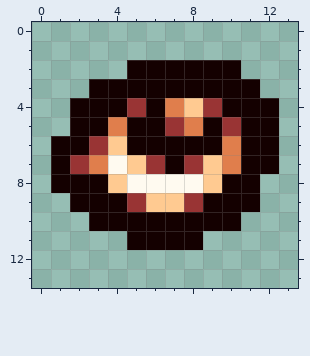
Two versions of one pixel-art sprite, Eye.png. The picture above was drawn from the file before the commit.
The file is 14x14 pixels.
Once edited:
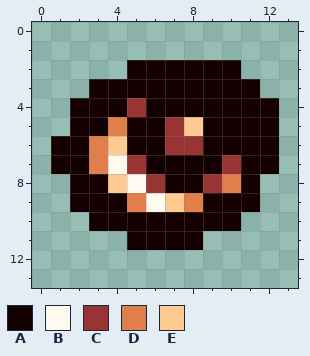
Palette (. is transparent): A #140000  B #fffaf0  C #993434  D #e07e4c  E #ffca91
From old to new:
y 4: x 7..9 DEC -> AAA
y 5: x 8 D -> E; x 10 C -> A
y 6: x 3 C -> D; x 7..8 AA -> CC; x 10 D -> A
y 7: x 2 C -> A; x 5..6 EC -> CA; x 8..10 CED -> AAC
y 8: x 1 A -> .; x 6..10 BBBEA -> CAACD
y 9: x 5..6 CE -> DB; x 8 C -> D
